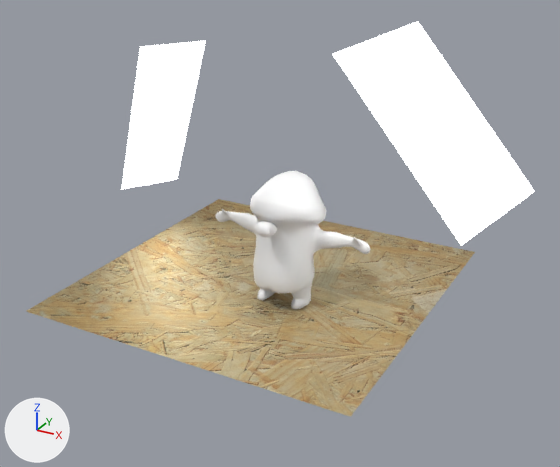
The Blender file blender/Larry.blend, before and after one commit.
Both versions are drawn from a 50 mm lens placed at (16.3, -30.5, 18.5), pointed at (-0.1, -0.7, 3.6). The axes (+X, +Y, +Z) are drawn at lower left. The lights are the same throughout.
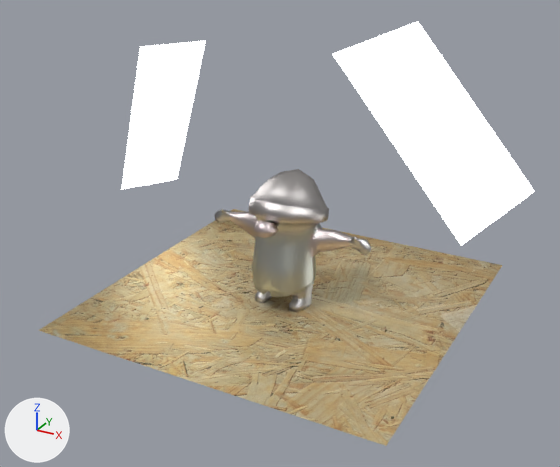
The change, as a diff of the scene's bpy script:
```diff
--- a/blender/Larry.blend.py
+++ b/blender/Larry.blend.py
@@ img_color_map_png @@
+img_color_map_png = load_image('color_map.png', 'color_map.png', 2048, 2048, 'sRGB')
@@ mat_color @@
+mat_color = bpy.data.materials.new('color')
+# colours: white #ffffff
+# uses the picture img_color_map_png
@@ me_cube @@
 # used by ob_cube_001; location = (0.0, 0.0, 0.0)
-me_cube.from_pydata(...)  # 280 vertices, 254 faces; spans x -4.28..0.0, y -2.84..1.72, z -0.03..6.53
+me_cube.from_pydata(...)  # 419 vertices, 416 faces; spans x -4.28..4.28, y -2.84..1.72, z -0.03..6.53
+# me_cube part 1
+# 30 vertices are removed from x -3.2..-1.7, y -0.47..0.46, z 2.97..4.0
+# 42 faces are deleted
+# 12 new faces join them
+# me_cube part 2
+# 17 vertices are removed from x -1.39..-0.49, y -1.04..0.39, z 0.33..0.6
+# 26 faces are deleted
+# 186 vertices are added at x -0.75..4.28, y -2.81..1.53, z -0.03..6.44
+# 218 new faces join them
+# me_cube part 3: 186 faces spanning x -4.28..0.0, y -2.84..1.72, z -0.03..6.53 switch from no material to mat_color
@@ ob_plane @@
 ob_plane = bpy.data.objects.new('Plane', me_plane)
-ob_plane.location = (-1.81, 0.99, 0.0)
+ob_plane.location = (0.0, 0.0, 0.0)
 ob_plane.scale = (8.58, 8.58, 8.58)
@@ ob_cube_001 @@
 ob_cube_001 = bpy.data.objects.new('Cube.001', me_cube)
+ob_cube_001.parent = ob_plane
+ob_cube_001.matrix_parent_inverse = Matrix(((0.116, 0.0, 0.0, 0.0), (0.0, 0.116, 0.0, 0.0), (0.0, 0.0, 0.116, 0.0), (0.0, 0.0, 0.0, 1.0)))
 ob_cube_001.location = (0.0, 0.0, 0.0)
-_m = ob_cube_001.modifiers.new('Mirror', 'MIRROR')
-_m.use_clip = True
-_m = ob_cube_001.modifiers.new('Subsurf', 'SUBSURF')
-_m.render_levels = 1
```

Boxes (x1, y1, x2, y2) around the edits, measured in the pictures (560 x 467 px):
'Plane', moved: before (26, 199, 475, 417); after (39, 209, 502, 446)
'Cube.001', reshaped, moved, modifiers changed: before (215, 171, 370, 309); after (214, 169, 371, 312)
part 1 of me_cube, cut back: before (229, 212, 353, 250); after (230, 211, 256, 238)
part 2 of me_cube, built on: before (261, 289, 311, 300); after (260, 169, 371, 312)
part 3 of me_cube, recoloured (white to grey): before (215, 171, 370, 309); after (214, 170, 293, 303)
